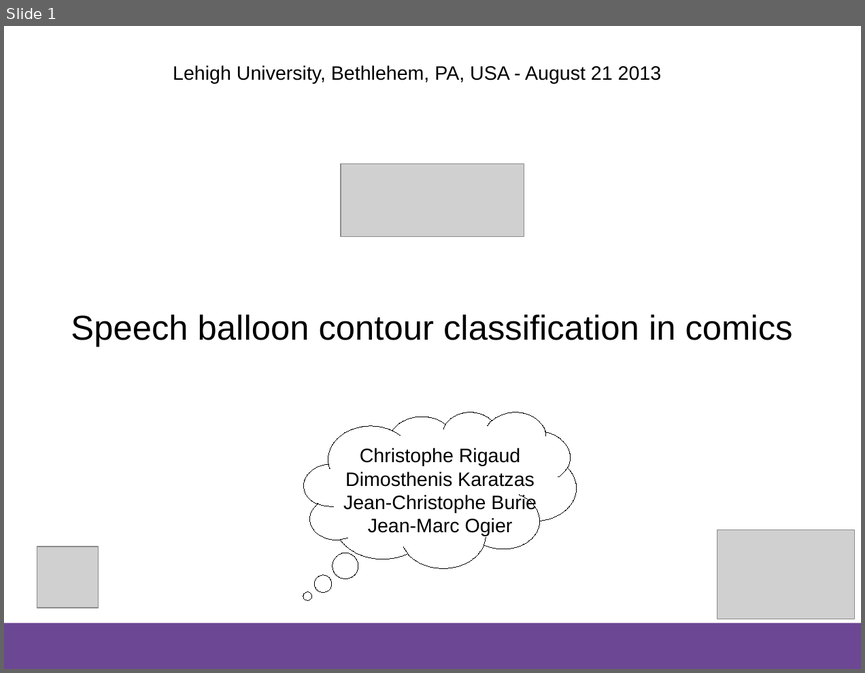
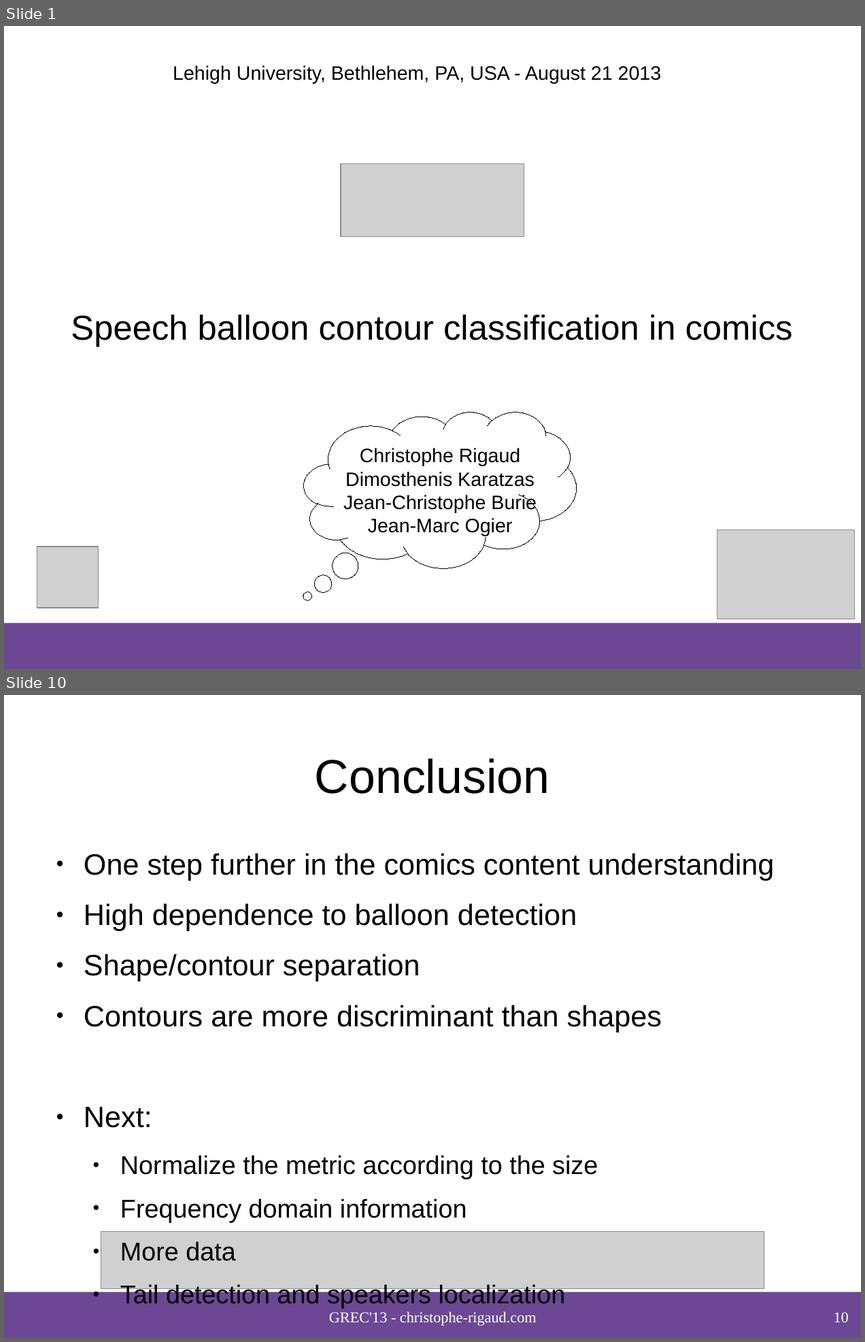
Before and after one commit to crigaud/publication, a slide deck: 2013/GREC/speech_balloon_contour_classification_in_comics/presentation/2013_Rigaud_Speech_balloon_contour_classification_in_comics.odp. Shown one above the other, each under a label of ours: slide 1 before the commit, slides 1 and 10 after it; the slides between them are not shown. The pictures are 865x673 and 865x1342 pixels, drawn with LibreOffice and Linux fonts; fonts in the diff are those of the drawing; grey boxes stand for pictures; background and template pictures are left out. Boxes give left, top, right and bottom in pixels: in the first picture for what was removed or moved away, otherwise in the second. Text is boxed around its words. In the diff, an @@ line names an element or a change of style, - is before the commit and + after.

Commit message:
GREC presentation final

```diff
--- a/2013/GREC/speech_balloon_contour_classification_in_comics/presentation/2013_Rigaud_Speech_balloon_contour_classification_in_comics.odp
+++ b/2013/GREC/speech_balloon_contour_classification_in_comics/presentation/2013_Rigaud_Speech_balloon_contour_classification_in_comics.odp
@@ slide 10 added at [4, 695, 861, 1338], background #FFFFFF; not listed: 1 template element that a slide beside it also shows @@
@@ title added at [315, 758, 549, 794], 44 pt, text #000000 @@
+Conclusion
@@ text added at [84, 853, 774, 1308], 27.2 pt, text #000000 @@
+● One step further in the comics content understanding
+● High dependence to balloon detection
+● Shape/contour separation
+● Contours are more discriminant than shapes
+● Next:
+  ● Normalize the metric according to the size
+  ● Frequency domain information
+  ● More data
+  ● Tail detection and speakers localization
@@ picture added at [101, 1232, 764, 1289] @@
@@ text added at [329, 1311, 536, 1325], 14 pt, text #FFFFFF @@
+GREC'13 - christophe-rigaud.com
@@ page number added at [834, 1312, 849, 1322], 14 pt, text #FFFFFF @@
+10
```
Also in this commit, not shown: 6 slides changed, 2 other slides added, 1 slide removed, 1 other file.
